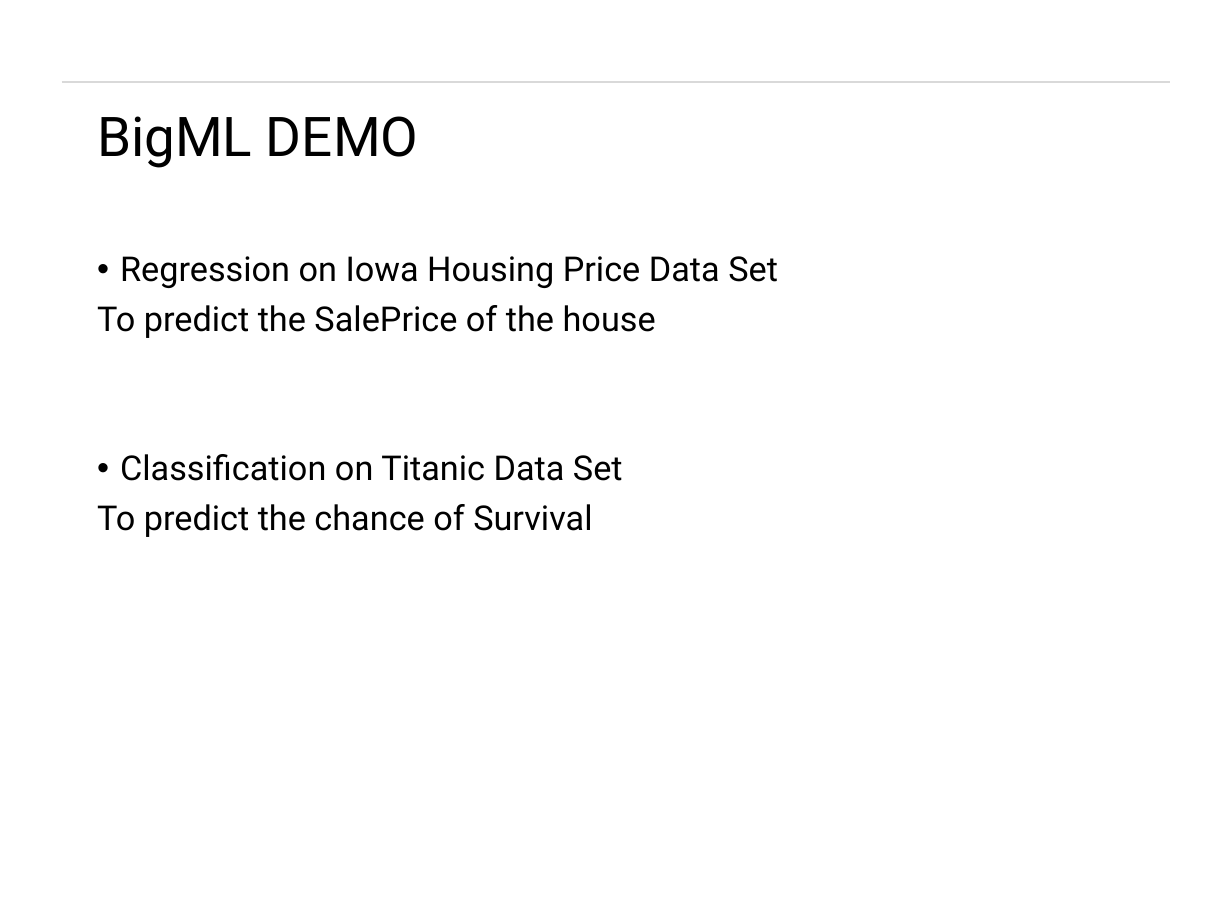
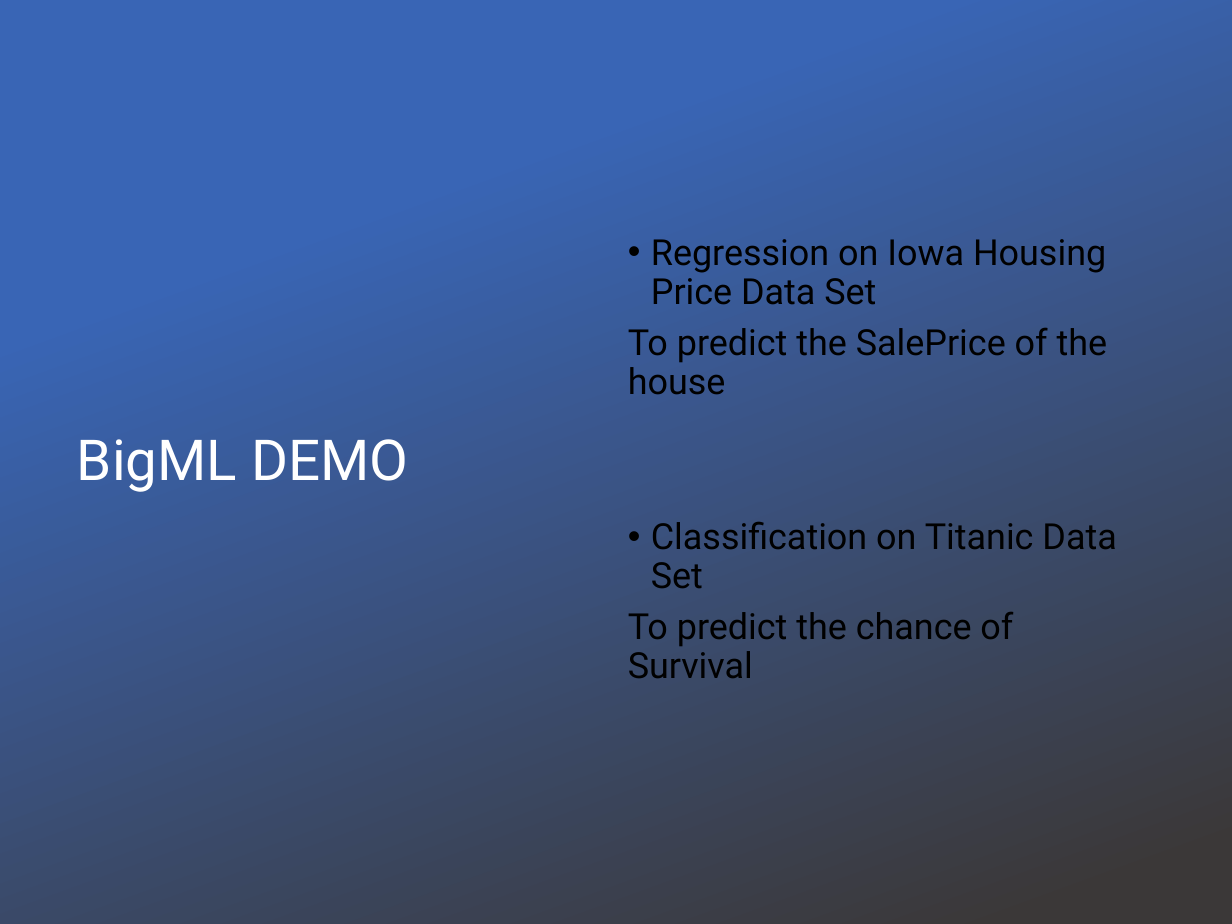
Before and after one commit to tiwari-abhi/ML_Projects, a slide deck: slide 17 of Presentation/Machine Learning As A Service.pptx. Drawn at 1232x924 pixels with LibreOffice and Linux fonts; fonts in the diff are those of the drawing; background and template pictures are left out. Boxes give left, top, right and bottom in pixels: in the first picture for what was removed or moved away, otherwise in the second. Text is boxed around its words. In the diff, an @@ line names an element or a change of style, - is before the commit and + after.

```diff
--- a/Presentation/Machine Learning As A Service.pptx
+++ b/Presentation/Machine Learning As A Service.pptx
@@ rectangle added at bbox=[0, 0, 1232, 924], fill gradient #3965B5 to #3B3838 @@
@@ text "Regression on Iowa Housing Price ...": place and size @@
-text "Regression on Iowa Housing Price ..." at bbox=[97, 256, 778, 537]
+text "Regression on Iowa Housing Price ..." at bbox=[628, 239, 1116, 678]
@@ text "Regression on Iowa Housing Price ..." at bbox=[628, 239, 1116, 678]: size 20 to 21 pt; vertical alignment top to middle @@
@@ title "BigML DEMO": place and size @@
-title "BigML DEMO" at bbox=[97, 116, 418, 168]
+title "BigML DEMO" at bbox=[77, 439, 408, 492]
@@ title "BigML DEMO" at bbox=[77, 439, 408, 492]: size 32 to 33 pt, text colour #000000 to #FFFFFF @@
```
Also in this commit, not shown: 15 other slides changed, 14 other files.
